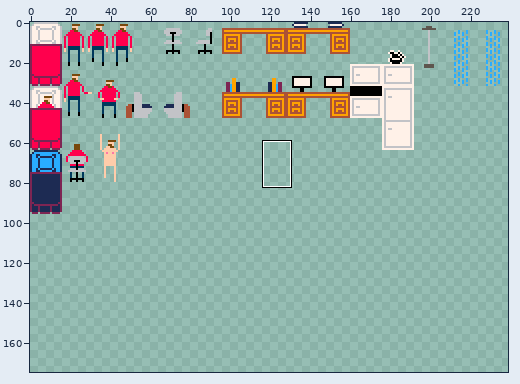
Edited in one commit: sprite sheet (graphics/sprites.png). The picture above shows the old version from afar; the outline marks the close-up.
Close-up. Before:
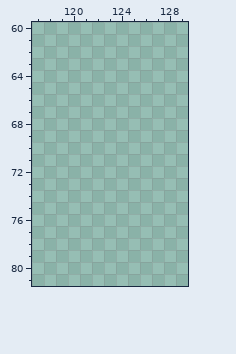
The file is 512x512 pixels. Colours within 5 levels of each other are drawn and written as one. Shown: x 117..129, y 60..81. The wide view leaves out empty margins. The commit also changed other parts of the picture, which this record leaves out.
The same view after the edit:
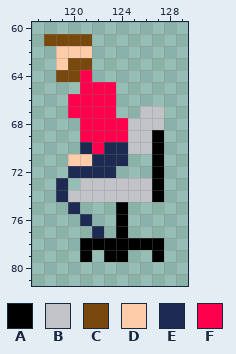
Palette (. is transparent): A #000000  B #c2c3c7  C #78480c  D #ffccaa  E #1d2b53  F #ff004d
From old to new:
@@ x 117..129 @@
 60 .............
-61 .............
-62 .............
-63 .............
-64 .............
-65 .............
-66 .............
-67 .............
-68 .............
-69 .............
-70 .............
-71 .............
-72 .............
-73 .............
-74 .............
-75 .............
-76 .............
-77 .............
-78 .............
-79 .............
+61 .CCCC........
+62 ..DDD........
+63 ..DCC........
+64 ..CCF........
+65 ....FFF......
+66 ...FFFF......
+67 ...FFFF..BB..
+68 ....FFFFBBB..
+69 ....FFFFBBA..
+70 ....EFEEBBA..
+71 ...DDEEE..A..
+72 ...EEEE...A..
+73 ..E.BBBBBBA..
+74 ..EBBBBBBBA..
+75 ...E...A.....
+76 ....E..A.....
+77 .....E.A.....
+78 ....AAAAAAA..
+79 ....A.AA..A..
 80 .............
